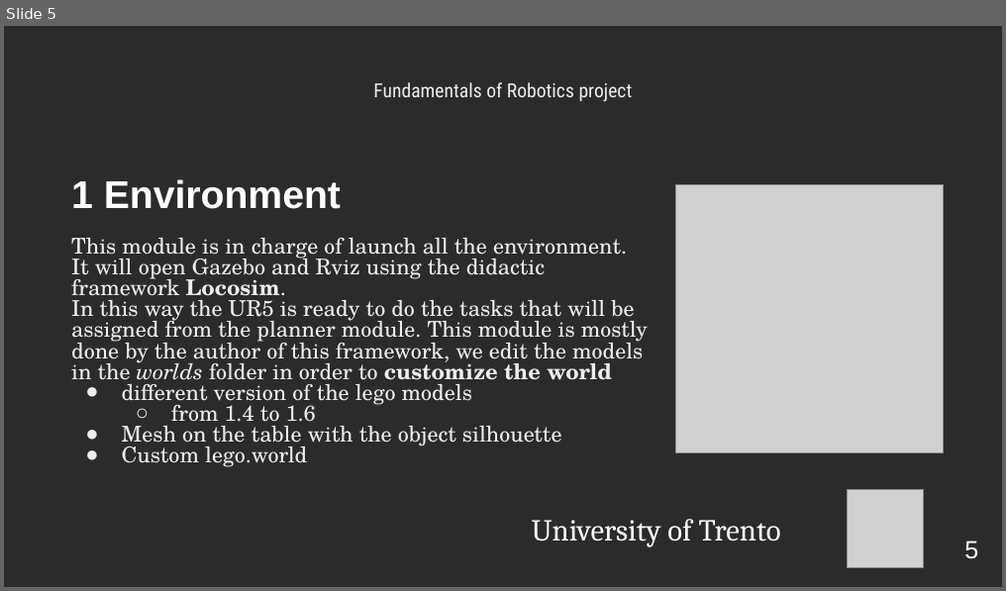
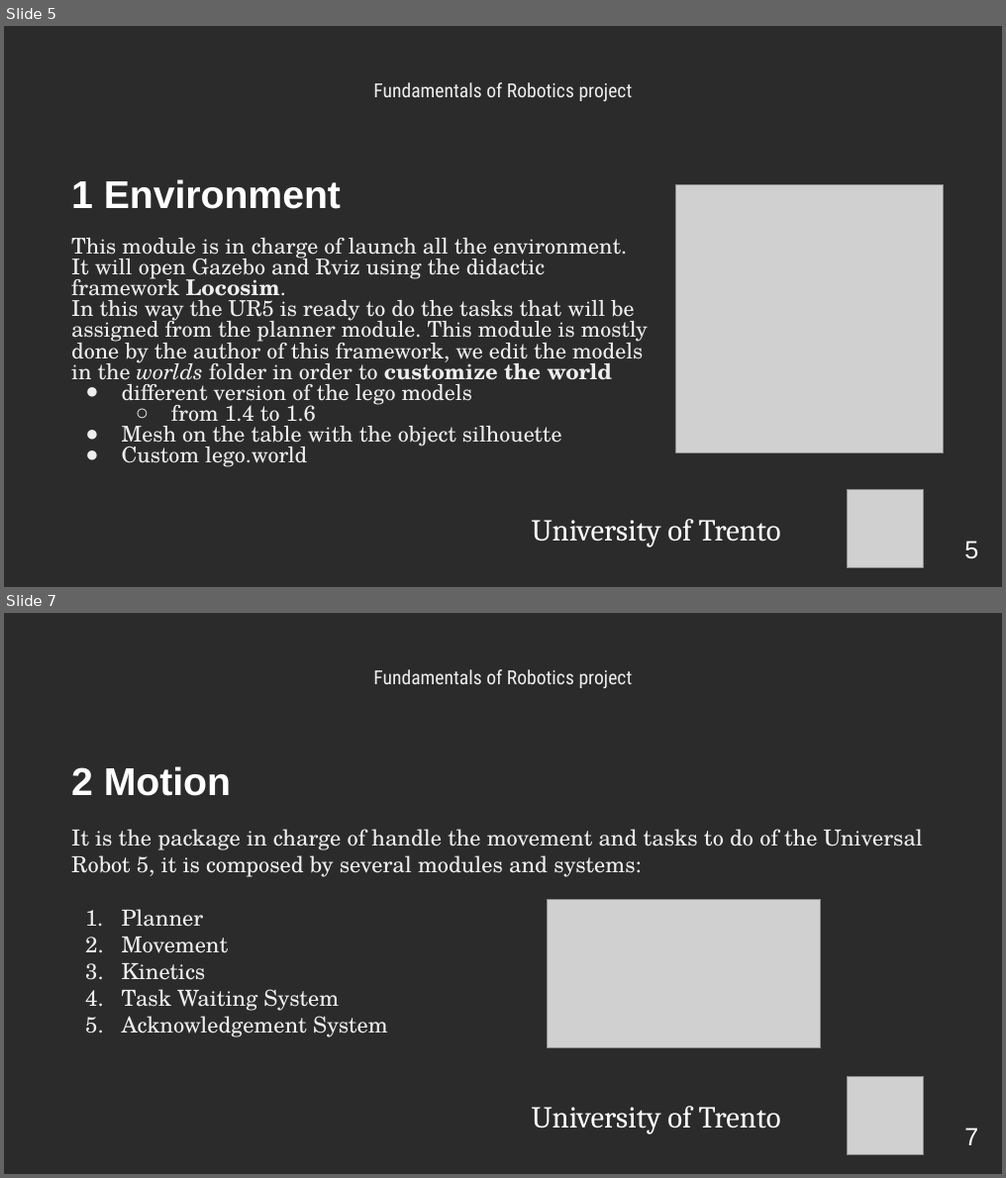
Before and after one commit to LordBions/Robotics_ICE23_UNITN, a slide deck: Documents/Robotics.pptx. Shown one above the other, each under a label of ours: slide 5 before the commit, slides 5 and 7 after it; the slides between them are not shown. The pictures are 1006x591 and 1006x1178 pixels, drawn with LibreOffice and Linux fonts; fonts in the diff are those of the drawing; grey boxes stand for pictures; background and template pictures are left out; a plain dark background stands for a picture behind light text. Boxes give left, top, right and bottom in pixels: in the first picture for what was removed or moved away, otherwise in the second. Text is boxed around its words. In the diff, an @@ line names an element or a change of style, - is before the commit and + after.

```diff
--- a/Documents/Robotics.pptx
+++ b/Documents/Robotics.pptx
@@ slide 7 added at box(4, 613, 1002, 1174), background picture (left out) @@
@@ text added at box(373, 669, 633, 688), 14 pt, text #EEEEEE @@
+Fundamentals of Robotics project
@@ text added at box(71, 766, 231, 796), 28 pt, text #FFFFFF, bold @@
+2 Motion
@@ subtitle added at box(71, 829, 923, 1038), 16 pt, text #EEEEEE @@
+It is the package in charge of handle the movement and tasks to do of the Universal Robot 5, it is composed by several modules and systems:
+1. Planner
+2. Movement
+3. Kinetics
+4. Task Waiting System
+5. Acknowledgement System
@@ picture added at box(547, 899, 821, 1048) @@
@@ picture added at box(846, 1077, 923, 1155) @@
@@ text added at box(532, 1106, 781, 1135), 22 pt, text #FFFFFF @@
+University of Trento
@@ page number added at box(964, 1128, 978, 1146), 18 pt, text #FFFFFF @@
+7
```
Also in this commit, not shown: 16 slides changed, 3 other slides added, 6 other files.
